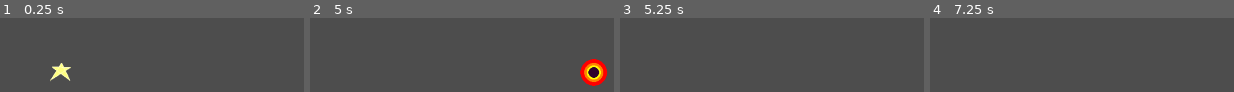
Above: before the commit, frames 1-4 (left to right).
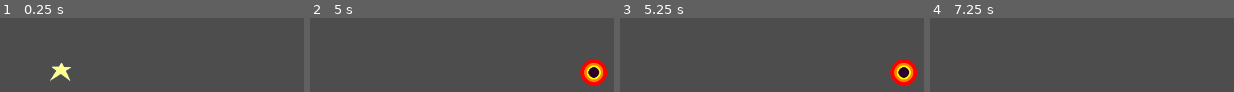
Above: after the commit, the same moments.

Repository: Mohit-Pala/Santa-Survivors
Game: Godot game, scene res://Game/Scenes/Weapons/Star.tscn
Two runs of this game, one before a commit and one after it. Both use one fixed random seed, a clock stepped at 60 frames per second and the inputs below. This scene is started directly instead of the project's main scene.
Inputs:
- Up to frame 1 (0.25 s): no input
- Up to frame 2 (5 s): hold D (Right) 0.53-1.28 s; hold S (Down) 1.28-2.03 s; tap Enter at 2, 3.5 s; hold D (Right) 2.03-2.78 s; tap Space at 2.75, 4.25 s; hold W (Up) 2.78-3.53 s; hold A (Left) from 3.53 s (still down)
- Up to frame 3 (5.25 s): tap Enter at 5 s; release A (Left) at 5.03 s; hold S (Down) from 5.03 s (still down)
- Up to frame 4 (7.25 s): tap Space at 5.75 s; release S (Down) at 5.78 s; hold D (Right) 5.78-6.53 s; hold W (Up) from 6.53 s (still down)

Frames 1-2 are identical in both runs. In frame 3, 2.6% of the frame differs, in the area x 88-98%, y 55-92%; in frame 4, nothing differs.

Commit message:
added star timer

Diff:
--- a/Game/Scenes/Main/Main.tscn
+++ b/Game/Scenes/Main/Main.tscn
@@ -32,7 +32,7 @@
 [node name="Presents" type="Timer" parent="."]
 
 [node name="Star" type="Timer" parent="."]
-wait_time = 5.0
+wait_time = 10.0
 
 [node name="Shield" type="Timer" parent="."]
 
--- a/Game/Scenes/Player/Santa.tscn
+++ b/Game/Scenes/Player/Santa.tscn
@@ -1,8 +1,9 @@
-[gd_scene load_steps=6 format=3 uid="uid://drqylikrejhxd"]
+[gd_scene load_steps=7 format=3 uid="uid://drqylikrejhxd"]
 
 [ext_resource type="Script" path="res://Game/Scripts/Player/Santa.gd" id="1_ayorq"]
 [ext_resource type="Texture2D" uid="uid://gxwduq85ji5d" path="res://Assets/SantaSpriteFrame1.png" id="1_pynwv"]
 [ext_resource type="Texture2D" uid="uid://cutl3712wyl3x" path="res://Assets/SantaSpriteFrame2.png" id="2_rkqkx"]
+[ext_resource type="Texture2D" uid="uid://2im4uh1sbnoo" path="res://Assets/Weapons/snowShield.png" id="4_yw4dg"]
 
 [sub_resource type="SpriteFrames" id="SpriteFrames_rwqj1"]
 animations = [{
@@ -36,3 +37,8 @@
 [node name="CollisionShape2D" type="CollisionShape2D" parent="."]
 position = Vector2(-4, 0)
 shape = SubResource("RectangleShape2D_olvqp")
+
+[node name="SnowShield" type="Sprite2D" parent="."]
+position = Vector2(-4, -1.90735e-06)
+scale = Vector2(2.75, 4)
+texture = ExtResource("4_yw4dg")
--- a/Game/Scenes/Weapons/Star.tscn
+++ b/Game/Scenes/Weapons/Star.tscn
@@ -22,7 +22,7 @@
 shape = SubResource("CircleShape2D_yvy3w")
 
 [node name="BlackHoleTimer" type="Timer" parent="."]
-wait_time = 5.0
+wait_time = 7.0
 one_shot = true
 autostart = true
 
--- a/Game/Scripts/Global Variables/run.gd
+++ b/Game/Scripts/Global Variables/run.gd
@@ -5,9 +5,12 @@
 var charMaxHealth = 0
 var enemiesKilled = 0
 
+var snowShieldHealth = 5 + Upgrades.amount
+
 # weapons
 var blackHoleActive = false
 var starActive = false
+var snowShieldActive = false
 
 # char pos
 var charPosx = 0
@@ -44,3 +47,6 @@
 
 func changeStarStatus(new):
 	starActive = new
+
+func resetSnowShield():
+	snowShieldHealth = 5 + Upgrades.amount
--- a/Game/Scripts/Main/Main.gd
+++ b/Game/Scripts/Main/Main.gd
@@ -39,6 +39,8 @@
 		$Snowball.start(snowballTimer)
 	if(Shop.healingTree):
 		$Tree.start(treeTimer)
+	if(Shop.star):
+		$Star.start()
 
 	print(Upgrades.projectileTimeout)
 	print(candyTimer)
--- a/Game/Scripts/Player/Santa.gd
+++ b/Game/Scripts/Player/Santa.gd
@@ -10,6 +10,10 @@
 		pass
 	else:
 		Run.changeCharPos(tmp.x, tmp.y)
+	if(Run.snowShieldActive):
+		$SnowShield.visible = true
+	else:
+		$SnowShield.visible = false
 
 func _ready():
 	speed = speed
--- a/Game/Scripts/Weapons/Star.gd
+++ b/Game/Scripts/Weapons/Star.gd
@@ -23,8 +23,6 @@
 		print("Sucking in enemies")
 		Run.changeCharPos(self.position.x, self.position.y)
 
-
-
 func _on_black_hole_timer_timeout():
 	Run.starActive = false
 	Run.blackHoleActive = false
--- a/project.godot
+++ b/project.godot
@@ -13,6 +13,7 @@
 config/name="Santa-Survivors"
 run/main_scene="res://Game/Scenes/Ui/Load Game.tscn"
 config/features=PackedStringArray("4.2", "Forward Plus")
+run/max_fps=60
 config/icon="res://icon.svg"
 
 [autoload]
Binary file added: Assets/Weapons/snowShield.png
Not shown, added: Assets/Weapons/snowShield.png.import
